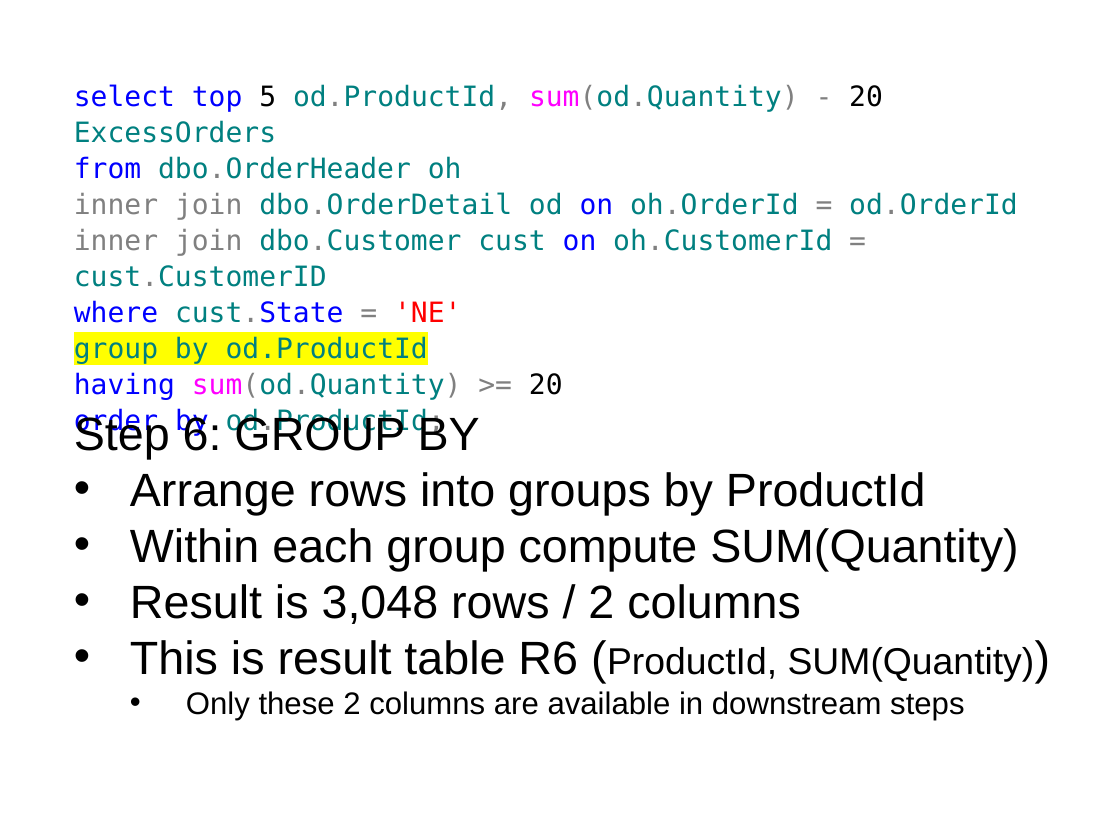
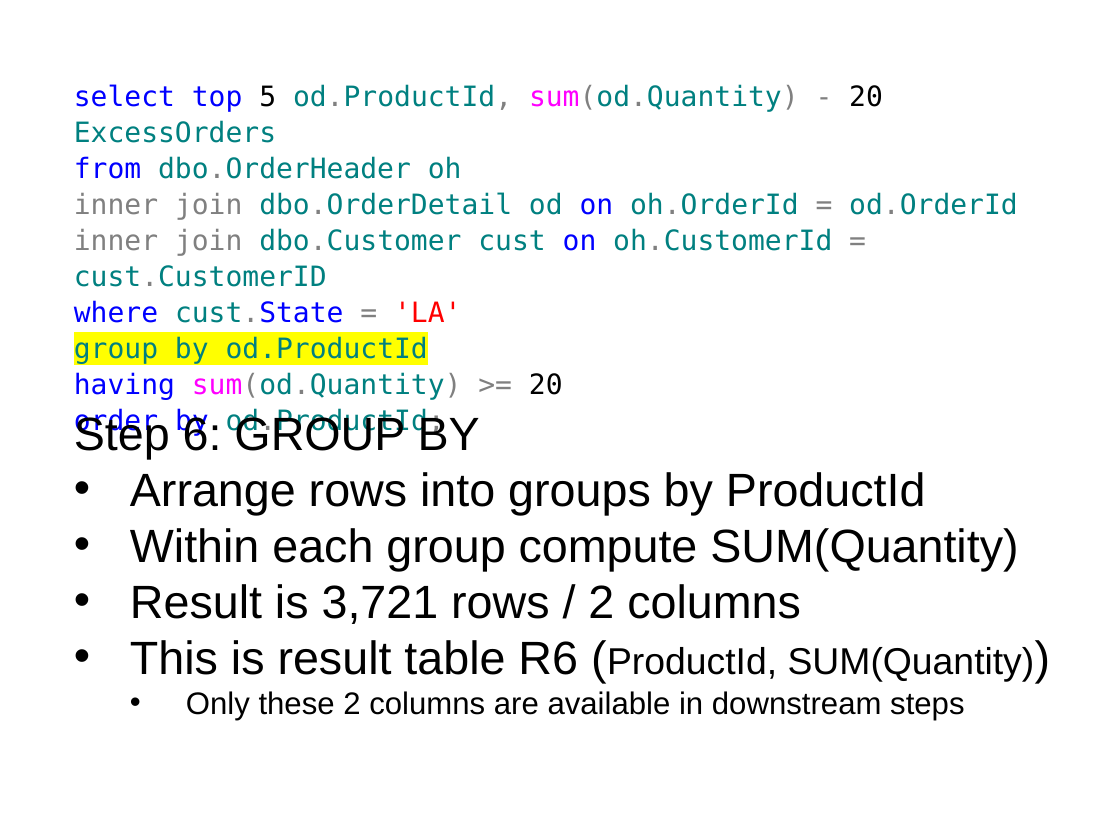
Before and after one commit to tf3604/OptimizerPresentation, a slide deck: slide 14 of Optimizer.pptx. Drawn at 1120x840 pixels with LibreOffice and Linux fonts; fonts in the diff are those of the drawing; background and template pictures are left out. Boxes give left, top, right and bottom in pixels: in the first picture for what was removed or moved away, otherwise in the second. Text is boxed around its words. In the diff, an @@ line names an element or a change of style, - is before the commit and + after.

```diff
--- a/Optimizer.pptx
+++ b/Optimizer.pptx
@@ text at [74,300,461,323]: text changed @@
-where cust.State = 'NE'
+where cust.State = 'LA'
@@ text at [130,584,801,624]: text changed @@
-• Result is 3,048 rows / 2 columns
+• Result is 3,721 rows / 2 columns
```
Also in this commit, not shown: 14 other slides changed.
